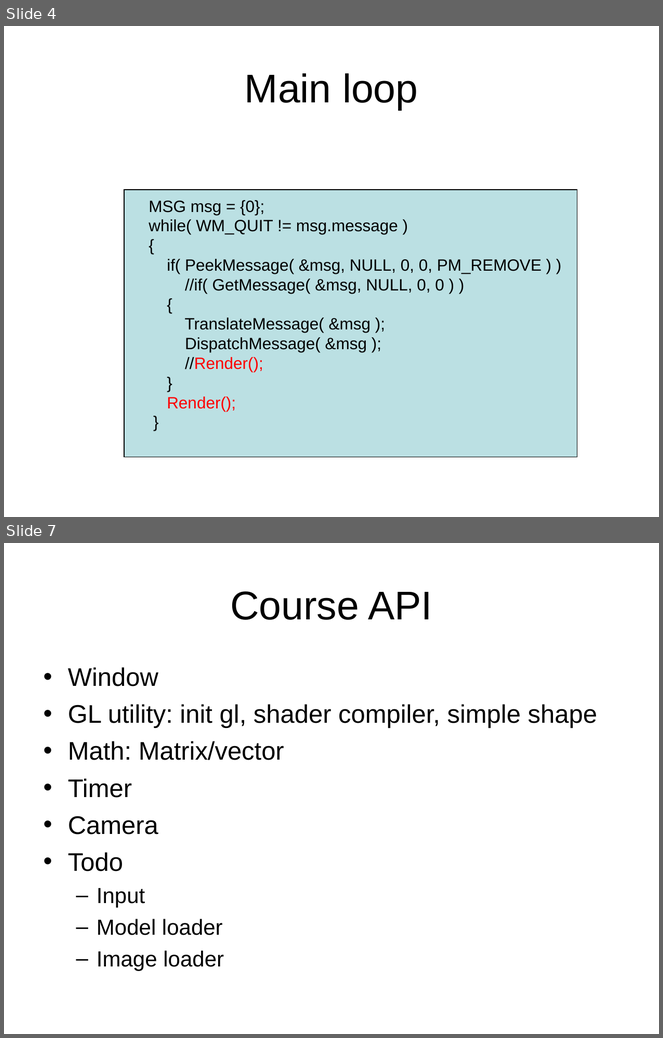
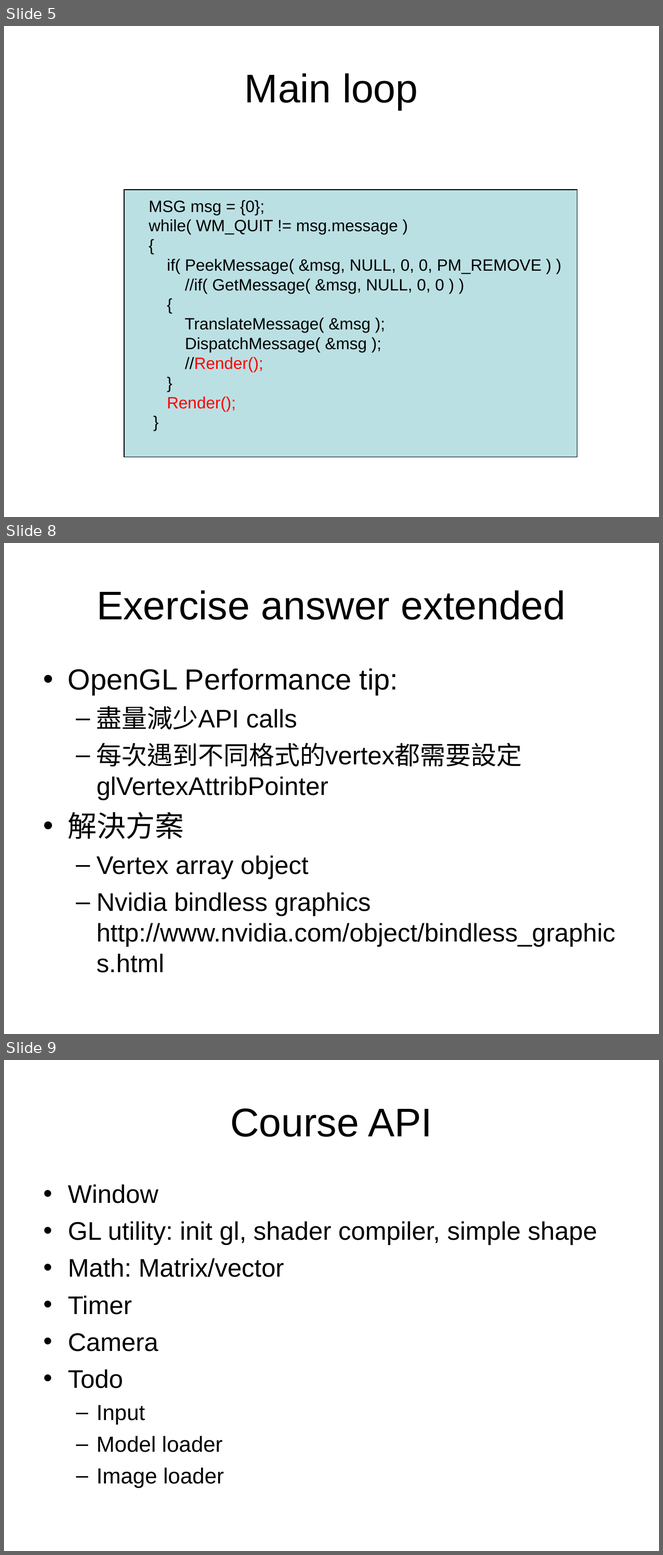
Before and after one commit to ianslayer/gpu_course, a slide deck: course2/animation.ppt. Shown one above the other, each under a label of ours: slides 4 and 7 before the commit, slides 5, 8 and 9 after it; the slides between them are not shown. The pictures are 663x1038 and 663x1555 pixels, drawn with LibreOffice and Linux fonts; fonts in the diff are those of the drawing. Boxes give left, top, right and bottom in pixels: in the first picture for what was removed or moved away, otherwise in the second. Text is boxed around its words. In the diff, an @@ line names an element or a change of style, - is before the commit and + after.

```diff
--- a/course2/animation.ppt
+++ b/course2/animation.ppt
@@ slide 8 added at (x1=4, y1=543, x2=659, y2=1034), background #FFFFFF @@
@@ title added at (x1=97, y1=590, x2=566, y2=620), 44 pt, text #000000 @@
+Exercise answer extended
@@ text added at (x1=68, y1=668, x2=616, y2=973), 28 pt, text #000000 @@
+• OpenGL Performance tip:
+  – 盡量減少API calls
+  – 每次遇到不同格式的vertex都需要設定glVertexAttribPointer
+• 解決方案
+  – Vertex array object
+  – Nvidia bindless graphics http://www.nvidia.com/object/bindless_graphics.html
@@ what was slide 4 is now slide 5 @@
@@ what was slide 7 is now slide 9 @@
```
Also in this commit, not shown: 2 slides changed, 4 other slides added, 1 slide removed, 15 other files.
